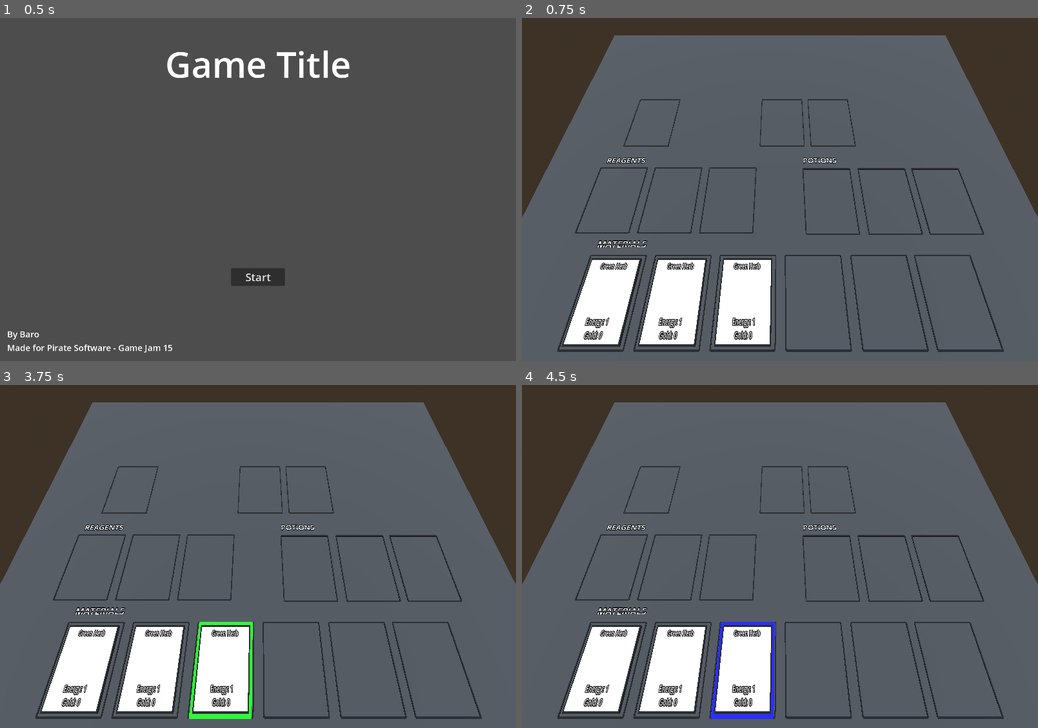
Above: before the commit, frames 1-4 (two rows, left to right).
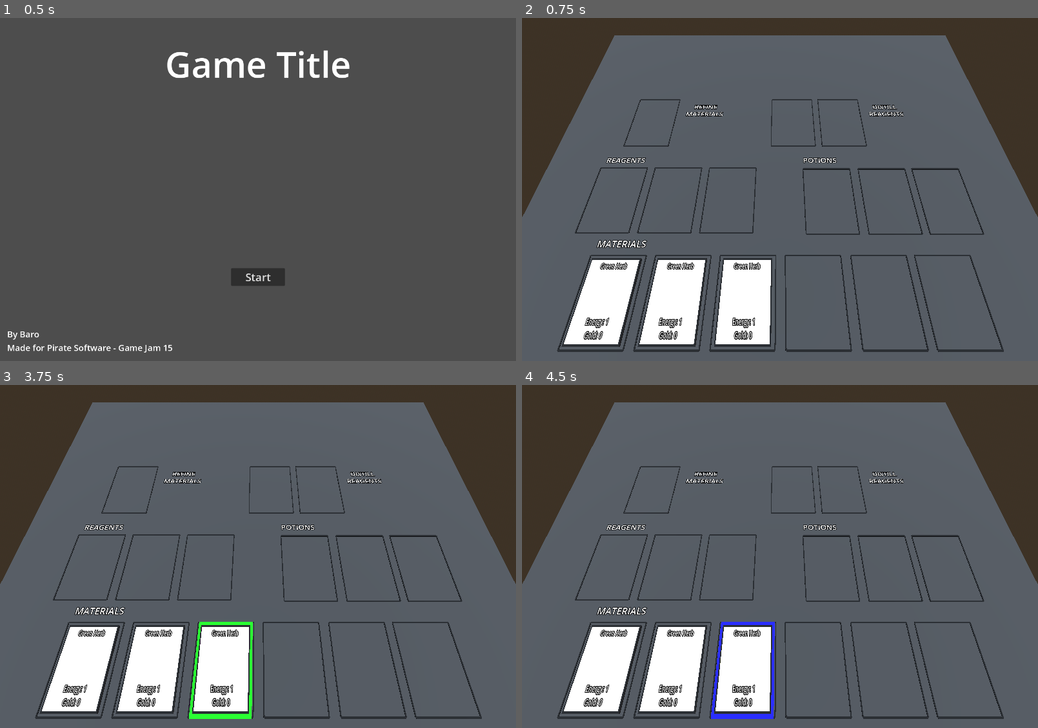
Above: after the commit, the same moments.

Repository: Barodas/game-jam-pirate-software-15
Game: Godot game, scene res://scenes/start_menu.tscn
Same seed, same stepped clock (60 frames per second), same inputs: the game is played once before the commit and once after it.
Inputs (mouse positions are in pixels of both pictures, inside the frame that each line leads up to):
- Up to frame 1 (0.5 s): no input
- Up to frame 2 (0.75 s): click "Start" at 0.5 s
- Up to frame 3 (3.75 s): tap Enter at 1.25, 2.75 s; move the mouse to (371, 539) at 1.27 s; click (371, 539) at 1.35 s; tap Space at 2, 3.5 s; move the mouse to (154, 573) at 2.02 s; click (154, 573) at 2.1 s; move the mouse to (309, 481) at 2.77 s; right-click (309, 481) at 2.85 s; click (309, 481) at 3.05 s; move the mouse to (232, 625) at 3.52 s; click (232, 625) at 3.6 s
- Up to frame 4 (4.5 s): tap Enter at 4.25 s; move the mouse to (934, 607) at 4.27 s; click (934, 607) at 4.35 s

Frame 1 is identical in both runs. In frame 2, 0.7% of the frame differs, in the area x 14-74%, y 23-68%; in frame 3, 0.7%; in frame 4, 0.7%.
Error before the commit: Invalid call. Nonexistent function 'select_slot' in base 'Nil'. (res://scripts/game.gd:43)
Error after the commit: Invalid call. Nonexistent function 'select_slot' in base 'Nil'. (res://scripts/game.gd:50)

Commit message:
Implement Refining
- Created clickable text button and loading bar scenes
- Processing a material card in refining slot will create an appropriate reagent card

Diff:
--- /dev/null
+++ b/scenes/clickable_text.tscn
@@ -0,0 +1,25 @@
+[gd_scene load_steps=3 format=3 uid="uid://ce4txtp5sdg6e"]
+
+[ext_resource type="Script" path="res://scripts/clickable_text.gd" id="1_15rrv"]
+
+[sub_resource type="BoxShape3D" id="BoxShape3D_44tvi"]
+size = Vector3(1.2, 0.2, 0.4)
+
+[node name="ClickableText" type="Node3D"]
+script = ExtResource("1_15rrv")
+
+[node name="Label" type="Label3D" parent="."]
+transform = Transform3D(1, 0, 0, 0, -4.37114e-08, 1, 0, -1, -4.37114e-08, 0, 0.01, 0)
+text = "Process"
+font_size = 40
+outline_size = 10
+uppercase = true
+
+[node name="Area3D" type="Area3D" parent="."]
+transform = Transform3D(1, 0, 0, 0, 1, 1.06581e-14, 0, -1.06581e-14, 1, 0, 0, 0)
+
+[node name="CollisionShape3D" type="CollisionShape3D" parent="Area3D"]
+shape = SubResource("BoxShape3D_44tvi")
+
+[connection signal="mouse_entered" from="Area3D" to="." method="_on_area_3d_mouse_entered"]
+[connection signal="mouse_exited" from="Area3D" to="." method="_on_area_3d_mouse_exited"]
--- a/scenes/game.tscn
+++ b/scenes/game.tscn
@@ -1,7 +1,9 @@
-[gd_scene load_steps=9 format=3 uid="uid://bu506fv4xr7e5"]
+[gd_scene load_steps=11 format=3 uid="uid://bu506fv4xr7e5"]
 
 [ext_resource type="Script" path="res://scripts/game.gd" id="1_lonwx"]
 [ext_resource type="PackedScene" uid="uid://0mvk1fobbefx" path="res://scenes/slot.tscn" id="3_4jq0p"]
+[ext_resource type="PackedScene" uid="uid://ce4txtp5sdg6e" path="res://scenes/clickable_text.tscn" id="3_olj2j"]
+[ext_resource type="PackedScene" uid="uid://c3s0qk2jfmure" path="res://scenes/progress_bar.tscn" id="4_w04wk"]
 
 [sub_resource type="ProceduralSkyMaterial" id="ProceduralSkyMaterial_pgm3m"]
 sky_horizon_color = Color(0.64625, 0.65575, 0.67075, 1)
@@ -22,9 +24,11 @@
 
 [sub_resource type="BoxShape3D" id="BoxShape3D_tut34"]
 
-[node name="Game" type="Node3D" node_paths=PackedStringArray("refine_slot", "distill_slot1", "distill_slot2", "material_slots", "reagent_slots", "potion_slots")]
+[node name="Game" type="Node3D" node_paths=PackedStringArray("refine_slot", "refine_button", "refine_progress", "distill_slot1", "distill_slot2", "material_slots", "reagent_slots", "potion_slots")]
 script = ExtResource("1_lonwx")
-refine_slot = NodePath("World/RefineSlot")
+refine_slot = NodePath("World/Refinery/RefineSlot")
+refine_button = NodePath("World/Refinery/RefineButton")
+refine_progress = NodePath("World/Refinery/RefineProgressBar")
 distill_slot1 = NodePath("World/DistillSlot1")
 distill_slot2 = NodePath("World/DistillSlot2")
 material_slots = [NodePath("World/Materials/MaterialSlot1"), NodePath("World/Materials/MaterialSlot2"), NodePath("World/Materials/MaterialSlot3"), NodePath("World/Materials/MaterialSlot4"), NodePath("World/Materials/MaterialSlot5"), NodePath("World/Materials/MaterialSlot6")]
@@ -102,22 +106,46 @@
 [node name="Camera3D" type="Camera3D" parent="World"]
 transform = Transform3D(1, 0, 0, 0, 0.422618, 0.906308, 0, -0.906308, 0.422618, 0, 5, 3.5)
 
-[node name="RefineSlot" parent="World" instance=ExtResource("3_4jq0p")]
+[node name="Refinery" type="Node3D" parent="World"]
+
+[node name="RefineSlot" parent="World/Refinery" instance=ExtResource("3_4jq0p")]
 transform = Transform3D(1.2, 0, 0, 0, 0.02, 0, 0, 0, 1.7, -3.62523, 0, -0.979769)
 
+[node name="RefineLabel" type="Label3D" parent="World/Refinery"]
+transform = Transform3D(1, 0, 0, 0, -4.37114e-08, 1, 0, -1, -4.37114e-08, -2.2, 0.01, -1.4)
+text = "Refine
+Materials"
+font_size = 40
+outline_size = 10
+uppercase = true
+
+[node name="RefineButton" parent="World/Refinery" instance=ExtResource("3_olj2j")]
+transform = Transform3D(1, 0, 0, 0, 1, 0, 0, 0, 1, -2.15793, 0, -0.365608)
+
+[node name="RefineProgressBar" parent="World/Refinery" instance=ExtResource("4_w04wk")]
+transform = Transform3D(1, 0, 0, 0, 1, 0, 0, 0, 1, -2.15, 0, -0.15)
+
 [node name="DistillSlot1" parent="World" instance=ExtResource("3_4jq0p")]
-transform = Transform3D(1.2, 0, 0, 0, 0.02, 0, 0, 0, 1.7, 0.0592017, 0, -0.979769)
+transform = Transform3D(1.2, 0, 0, 0, 0.02, 0, 0, 0, 1.7, 0.359278, 0, -0.979769)
 category = 1
 
 [node name="DistillSlot2" parent="World" instance=ExtResource("3_4jq0p")]
-transform = Transform3D(1.2, 0, 0, 0, 0.02, 0, 0, 0, 1.7, 1.4425, 0, -0.979769)
-category = 1
+transform = Transform3D(1.2, 0, 0, 0, 0.02, 0, 0, 0, 1.7, 1.74258, 0, -0.979769)
+category = 1
+
+[node name="DistillLabel" type="Label3D" parent="World"]
+transform = Transform3D(1, 0, 0, 0, -4.37114e-08, 1, 0, -1, -4.37114e-08, 3.10008, 0.01, -1.4)
+text = "Distill
+Reagents"
+font_size = 40
+outline_size = 10
+uppercase = true
 
 [node name="Materials" type="Node3D" parent="World"]
 transform = Transform3D(1, 0, 0, 0, 1, 0, 0, 0, 1, -0.19, 0, 0)
 
 [node name="Label3D" type="Label3D" parent="World/Materials"]
-transform = Transform3D(1, 0, 0, 0, -4.37114e-08, 1, 0, -1, -4.37114e-08, -3.3, 0, 2.5)
+transform = Transform3D(1, 0, 0, 0, -4.37114e-08, 1, 0, -1, -4.37114e-08, -3.3, 0.01, 2.5)
 text = "Materials"
 font_size = 40
 outline_size = 10
@@ -145,7 +173,7 @@
 transform = Transform3D(1, 0, 0, 0, 1, 0, 0, 0, 1, -0.33, 0, 0)
 
 [node name="Label3D" type="Label3D" parent="World/Reagents"]
-transform = Transform3D(1, 0, 0, 0, -4.37114e-08, 1, 0, -1, -4.37114e-08, -3.7, 0, 0.325)
+transform = Transform3D(1, 0, 0, 0, -4.37114e-08, 1, 0, -1, -4.37114e-08, -3.7, 0.01, 0.325)
 text = "Reagents"
 font_size = 40
 outline_size = 10
@@ -167,7 +195,7 @@
 transform = Transform3D(1, 0, 0, 0, 1, 0, 0, 0, 1, -0.16, 0, 0)
 
 [node name="Label3D" type="Label3D" parent="World/Potions"]
-transform = Transform3D(1, 0, 0, 0, -4.37114e-08, 1, 0, -1, -4.37114e-08, 1.2, 0, 0.325)
+transform = Transform3D(1, 0, 0, 0, -4.37114e-08, 1, 0, -1, -4.37114e-08, 1.2, 0.01, 0.325)
 text = "Potions"
 font_size = 40
 outline_size = 10
--- /dev/null
+++ b/scenes/progress_bar.tscn
@@ -0,0 +1,26 @@
+[gd_scene load_steps=5 format=3 uid="uid://c3s0qk2jfmure"]
+
+[ext_resource type="Script" path="res://scripts/progress_bar.gd" id="1_tx4nc"]
+
+[sub_resource type="BoxMesh" id="BoxMesh_rpu0k"]
+
+[sub_resource type="StandardMaterial3D" id="StandardMaterial3D_unyh5"]
+albedo_color = Color(1, 0, 0, 1)
+
+[sub_resource type="BoxMesh" id="BoxMesh_w82jy"]
+
+[node name="ProgressBar" type="Node3D"]
+script = ExtResource("1_tx4nc")
+
+[node name="MeshInstance3D" type="MeshInstance3D" parent="."]
+transform = Transform3D(1, 0, 0, 0, 0.02, 0, 0, 0, 0.1, 0, 0, 0)
+mesh = SubResource("BoxMesh_rpu0k")
+
+[node name="Scale" type="Node3D" parent="MeshInstance3D"]
+transform = Transform3D(1, 0, 0, 0, 1, 0, 0, 0, 1, -0.477787, 0, 0)
+
+[node name="MeshInstance3D" type="MeshInstance3D" parent="MeshInstance3D/Scale"]
+transform = Transform3D(0.95, 0, 0, 0, 1.1, 0, 0, 0, 0.8, 0.477787, 0, 0)
+material_override = SubResource("StandardMaterial3D_unyh5")
+mesh = SubResource("BoxMesh_w82jy")
+skeleton = NodePath("../../../..")
--- a/scripts/Signals.gd
+++ b/scripts/Signals.gd
@@ -12,3 +12,5 @@
 #signal select_card(card: Card)
 #signal click_card(card: Card)
 signal click_slot(slot: Slot)
+signal click_button(button: ClickableText)
+signal progress_bar_complete(bar: ProgressBar3D)
--- /dev/null
+++ b/scripts/clickable_text.gd
@@ -0,0 +1,19 @@
+class_name ClickableText extends Node3D
+
+@onready var _label = $Label
+var is_hovered: bool = false
+
+func _process(delta):
+	if is_hovered && Input.is_action_just_pressed("mouse_left"):
+		Signals.click_button.emit(self)
+
+	if is_hovered:
+		_label.set_modulate(Color(0,1,0))
+	else:
+		_label.set_modulate(Color(1,1,1))
+
+func _on_area_3d_mouse_entered():
+	is_hovered = true
+
+func _on_area_3d_mouse_exited():
+	is_hovered = false
--- a/scripts/game.gd
+++ b/scripts/game.gd
@@ -3,6 +3,8 @@
 var selected_card: Card
 var selected_slot: Slot
 @export var refine_slot: Slot
+@export var refine_button: ClickableText
+@export var refine_progress: ProgressBar3D
 @export var distill_slot1: Slot
 @export var distill_slot2: Slot
 @export var material_slots: Array[Slot]
@@ -32,6 +34,11 @@
 func _ready():
 	randomize()
 	Signals.click_slot.connect(_on_click_slot_signal)
+	Signals.click_button.connect(_on_click_button_signal)
+	Signals.progress_bar_complete.connect(_on_progress_bar_complete_signal)
+
+	# Initialise Board State
+	refine_button.hide()
 
 	# Populate Hand
 	material_slots[0].assign_card(create_card(Constants.ID.HERB_HEALTH))
@@ -42,6 +49,11 @@
 	if Input.is_action_just_pressed("mouse_right"):
 		selected_slot.select_slot(false)
 		selected_slot = null
+
+	if refine_slot.has_card():
+		refine_button.show()
+	else:
+		refine_button.hide()
 
 func _on_click_slot_signal(slot):
 	print("Click Slot received")
@@ -66,5 +78,30 @@
 			selected_slot.select_slot(false)
 			selected_slot = null
 
+func _on_click_button_signal(button):
+	if button == refine_button:
+		if !refine_slot.has_card():
+			print("Refine button pressed without a card in refine slot")
+		refine_progress.start_timer(3.0)
+		# TODO: Lock refine slot to prevent removing card
+
+func _on_progress_bar_complete_signal(bar):
+	if bar == refine_progress:
+		if refine_slot.has_card():
+			# TODO: Unlock refine slot
+			refine_material(refine_slot.card.data.type)
+			refine_slot.card.queue_free()
+			#refine_slot.assign_card(null)
+
+func refine_material(type:Constants.TYPE):
+	var new_card
+	match type:
+		Constants.TYPE.HEALTH:
+			new_card = create_card(Constants.ID.DUST_HEALTH)
+	for slot in reagent_slots:
+		if !slot.has_card():
+			slot.assign_card(new_card)
+			break
+
 func _on_return_to_menu_button_pressed():
 	get_tree().change_scene_to_file("res://scenes/start_menu.tscn")
--- /dev/null
+++ b/scripts/progress_bar.gd
@@ -0,0 +1,27 @@
+class_name ProgressBar3D extends Node3D
+
+@onready var mesh = $MeshInstance3D
+@onready var progress_scale = $MeshInstance3D/Scale
+var is_running = false
+var duration: float
+var timer: float
+# Can call a function to start the progress bar, and register a callback signal for when its done
+func start_timer(time: float):
+	duration = time
+	timer = 0
+	progress_scale.scale.x = 0
+	mesh.show()
+	is_running = true
+
+func _ready():
+	mesh.hide()
+
+func _process(delta):
+	if is_running:
+		timer += delta
+		if timer >= duration:
+			is_running = false
+			mesh.hide()
+			Signals.progress_bar_complete.emit(self)
+		var progress = timer / duration
+		progress_scale.scale.x = progress
